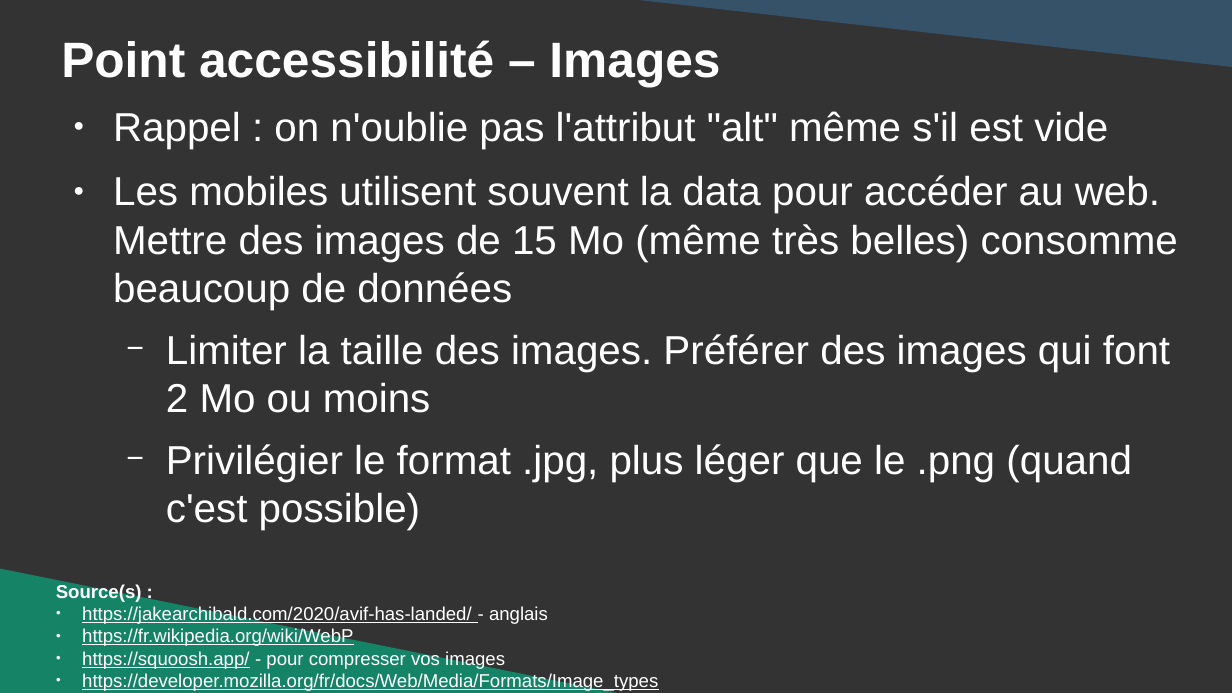
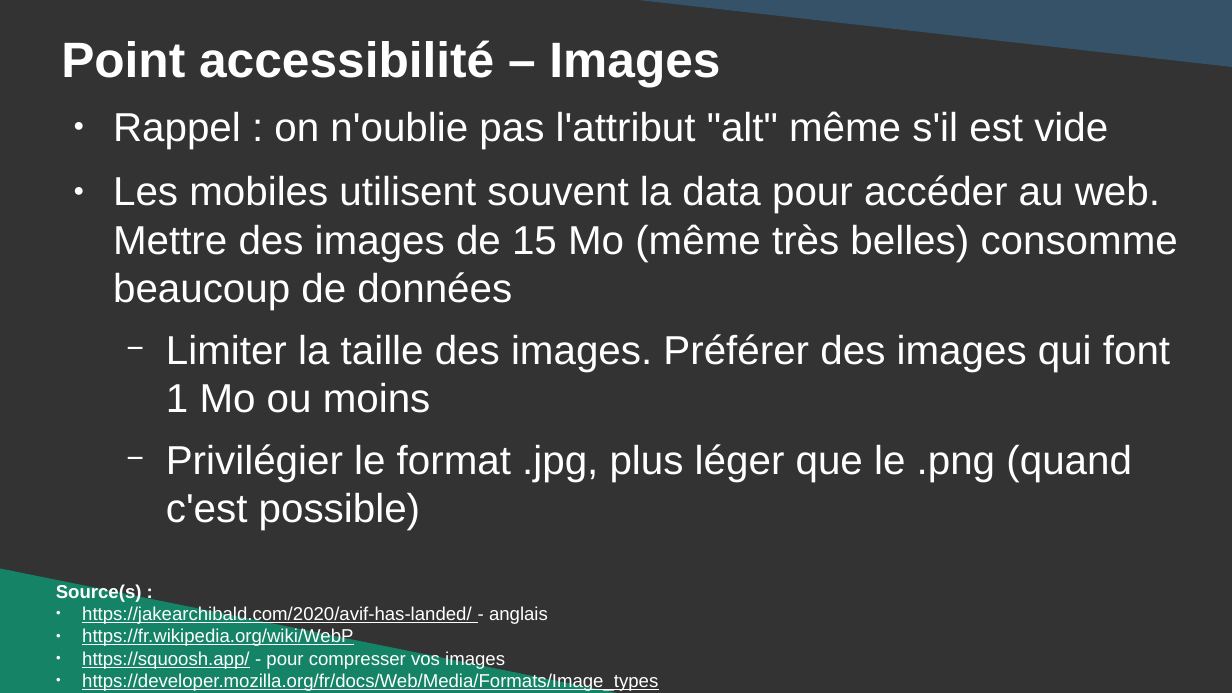
Before and after one commit to DanYellow/cours, a slide deck: slide 16 of integration-web-s3/travaux-pratiques/numero-2/presentation.odp. Drawn at 1232x693 pixels with LibreOffice and Linux fonts; fonts in the diff are those of the drawing. Boxes give left, top, right and bottom in pixels: in the first picture for what was removed or moved away, otherwise in the second. Text is boxed around its words. In the diff, an @@ line names an element or a change of style, - is before the commit and + after.

```diff
--- a/integration-web-s3/travaux-pratiques/numero-2/presentation.odp
+++ b/integration-web-s3/travaux-pratiques/numero-2/presentation.odp
@@ text at (166, 334, 1170, 413): text changed @@
-  − Limiter la taille des images. Préférer des images qui font 2 Mo ou moins
+  − Limiter la taille des images. Préférer des images qui font 1 Mo ou moins
```
Also in this commit, not shown: 10 other slides changed, 1 other file.
